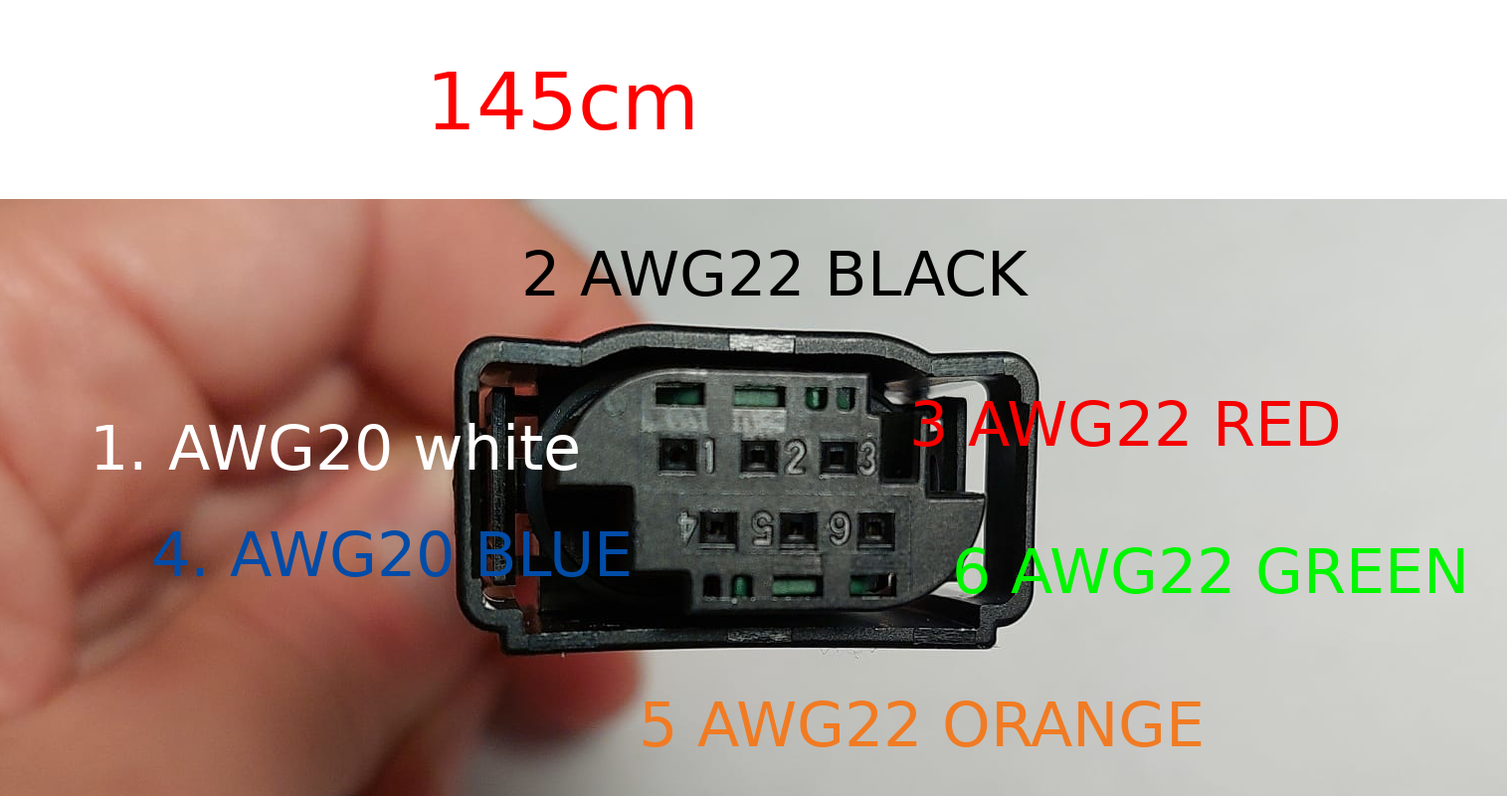
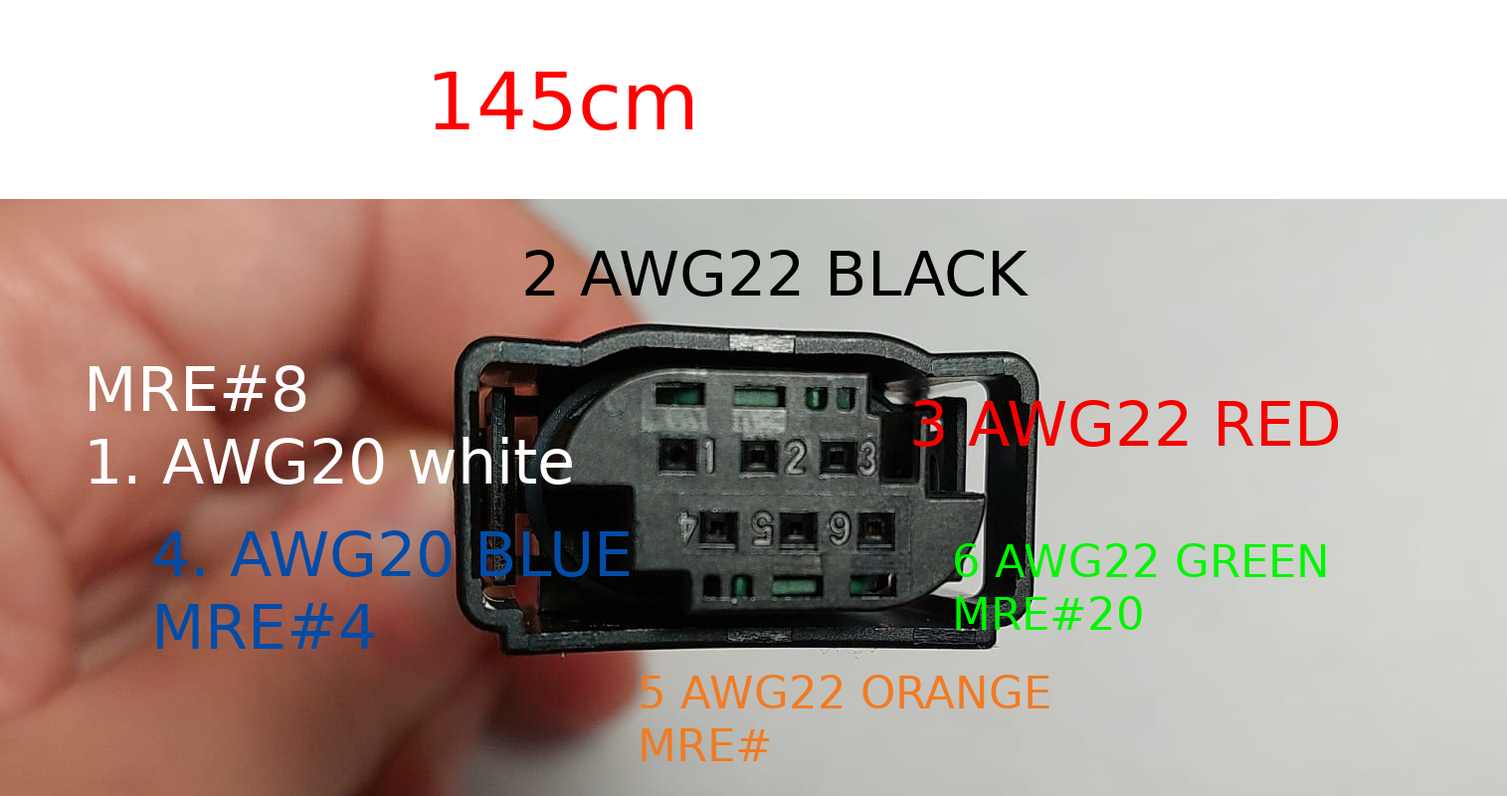
Comparing the layer stacks of the two 1507 x 796 images. Changes:
renamed "5 AWG22 ORANGE" to "5 AWG22 ORANGE ...", painted on it over [640, 674, 1202, 762]
renamed "6 AWG22 GREEN" to "6 AWG22 GREEN ...", painted on it over [955, 543, 1465, 630]
renamed "4. AWG20 BLUE" to "4. AWG20 BLUE ...", painted on it over [157, 602, 375, 649]
renamed "1. AWG20 white" to "MRE#8 ...", painted on it over [89, 365, 579, 485]
